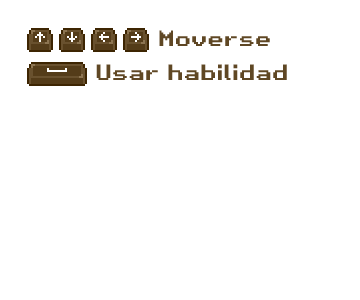
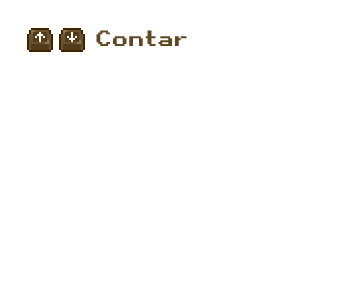
Comparing the layer stacks of the two 360 x 300 images. Changes:
hid "Capa 4" over <box>27,62,87,86</box>
hid "Capa 3" over <box>91,28,149,52</box>
renamed "Moverse" to "Contar", painted on it over <box>96,30,270,46</box>
hid "Usar habilidad" over <box>96,64,287,80</box>
